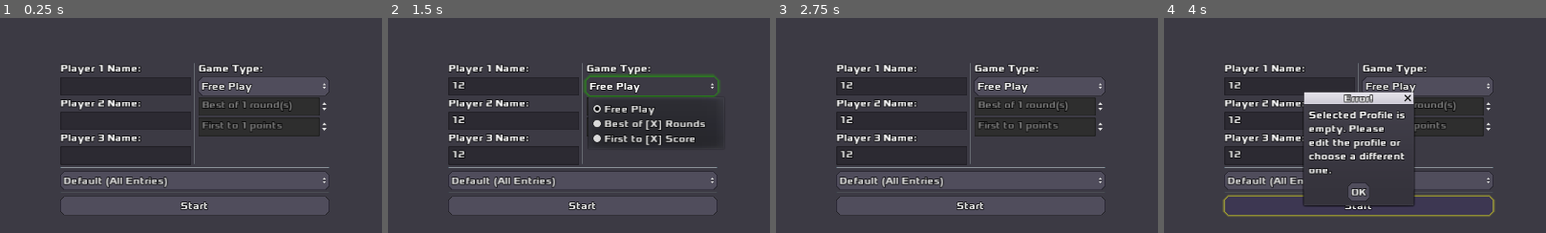
Above: before the commit, frames 1-4 (left to right).
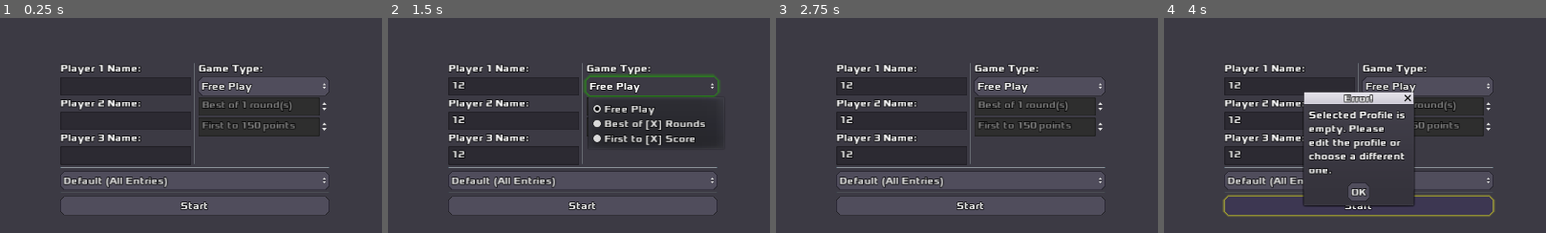
Above: after the commit, the same moments.

Repository: zacryol/spindle-of-serendipity
Game: Godot game, scene res://game/GameSetting.tscn
Same seed, same stepped clock (60 frames per second), same inputs: the game is played once before the commit and once after it. This scene is started directly instead of the project's main scene.
Inputs (mouse positions are % of the whole screen's width and height, from its top left):
- Up to frame 1 (0.25 s): no input
- Up to frame 2 (1.5 s): click (41, 37) at 0.52 s; type "12" at 0.6 s; click (41, 45) at 0.75 s; type "12" at 0.83 s; click (41, 53) at 0.98 s; type "12" at 1.07 s; click "Free Play" at 1.25 s
- Up to frame 3 (2.75 s): click "Free Play" at 2 s
- Up to frame 4 (4 s): click "Start" at 2.75 s; click "Start" at 3.5 s
The pictures show only the part of the screen within x 24-74%, y 21-71%; the shares and areas given below are measured in that part.

The runs differ from the first frame. In frame 1, 0.2% of the frame differs, in the area x 64-78%, y 48-53%; in frame 2, nothing differs; in frame 3, 0.2%; in frame 4, 0.2%.

Commit message:
Changed min/step

Diff:
--- a/godot/game/GameSetting.tscn
+++ b/godot/game/GameSetting.tscn
@@ -116,10 +116,10 @@
 margin_right = 219.0
 margin_bottom = 126.0
 size_flags_horizontal = 3
-min_value = 1.0
+min_value = 150.0
 max_value = 20000.0
-step = 5.0
-value = 1.0
+step = 50.0
+value = 150.0
 editable = false
 prefix = "First to"
 suffix = "points"
